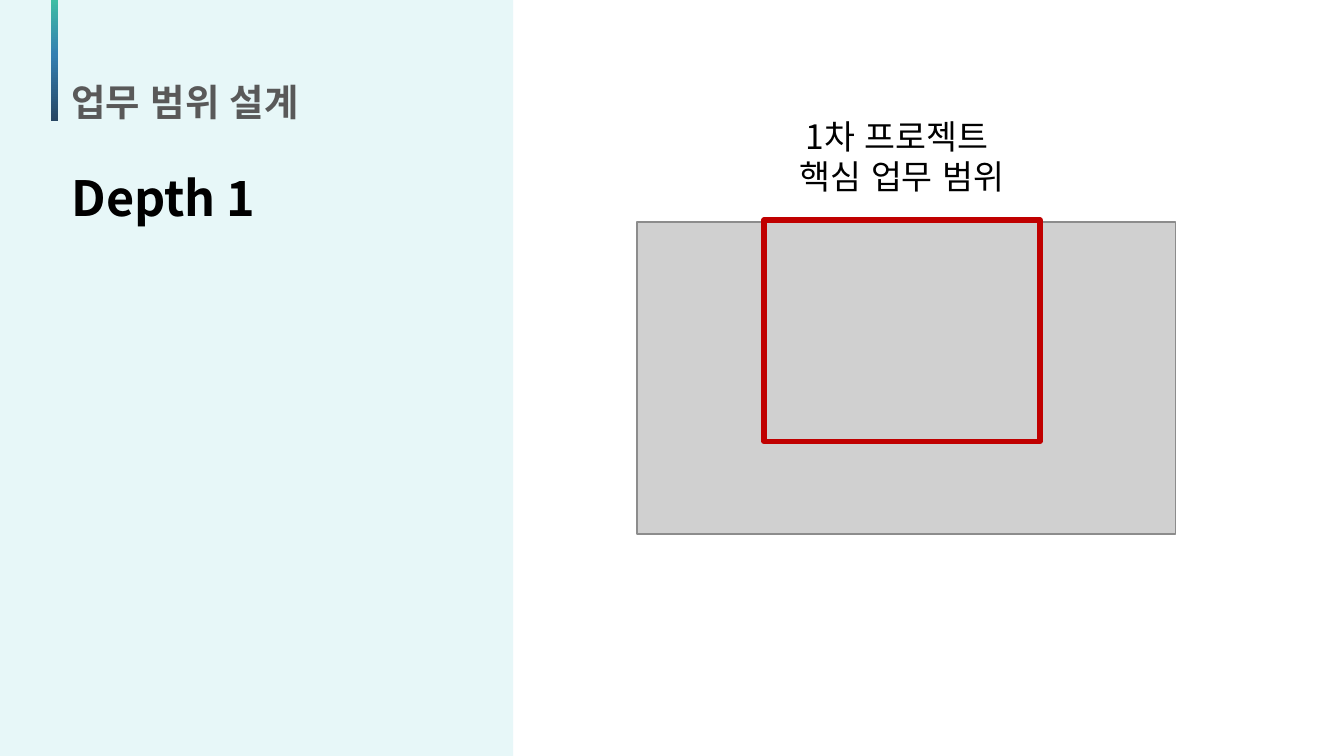
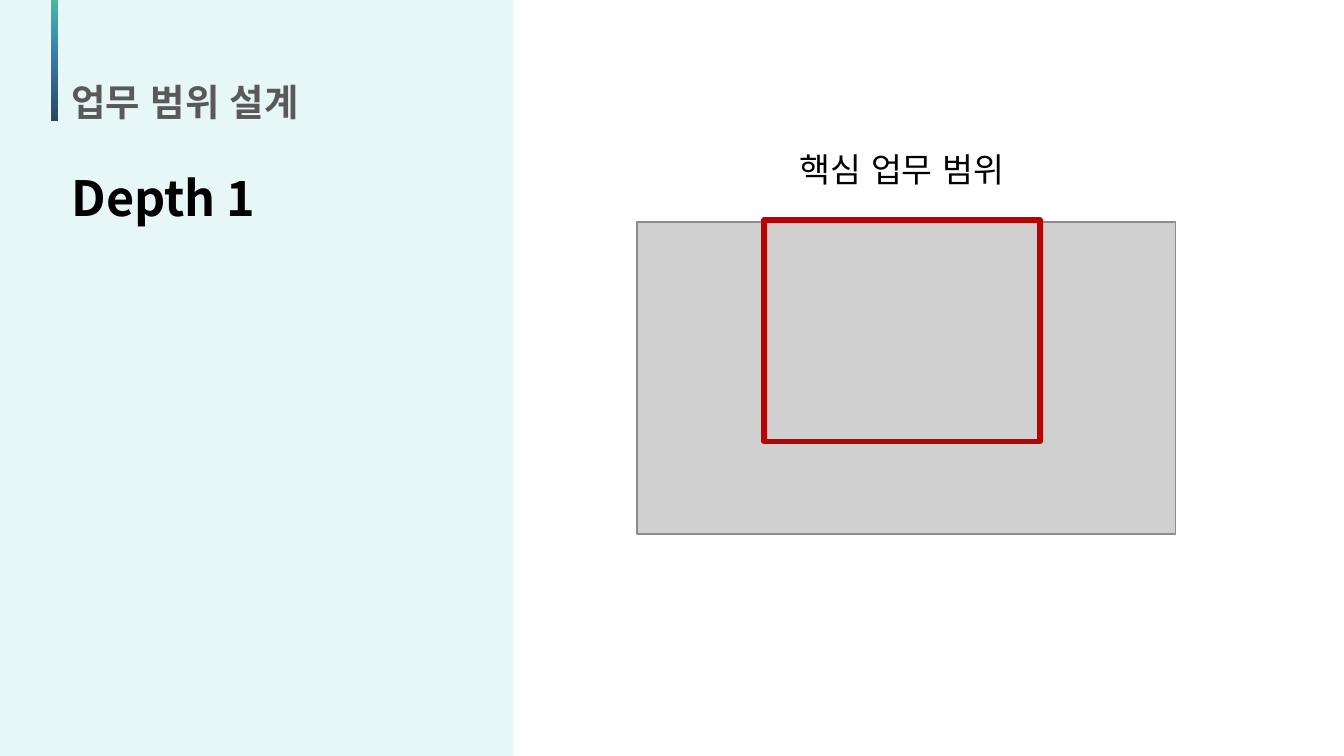
Before and after one commit to Matrix-ERPSolution/Matrix-Webapp, a slide deck: slide 14 of Matrix_presentation.pptx. Drawn at 1344x756 pixels with LibreOffice and Linux fonts; fonts in the diff are those of the drawing; grey boxes stand for pictures. Boxes give left, top, right and bottom in pixels: in the first picture for what was removed or moved away, otherwise in the second. Text is boxed around its words. In the diff, an @@ line names an element or a change of style, - is before the commit and + after.

```diff
--- a/Matrix_presentation.pptx
+++ b/Matrix_presentation.pptx
@@ text at [800,154,1004,185]: text changed @@
-1차 프로젝트
-핵심 업무 범위
+핵심 업무 범위
```
Also in this commit, not shown: 17 other slides changed, 1 other file.
